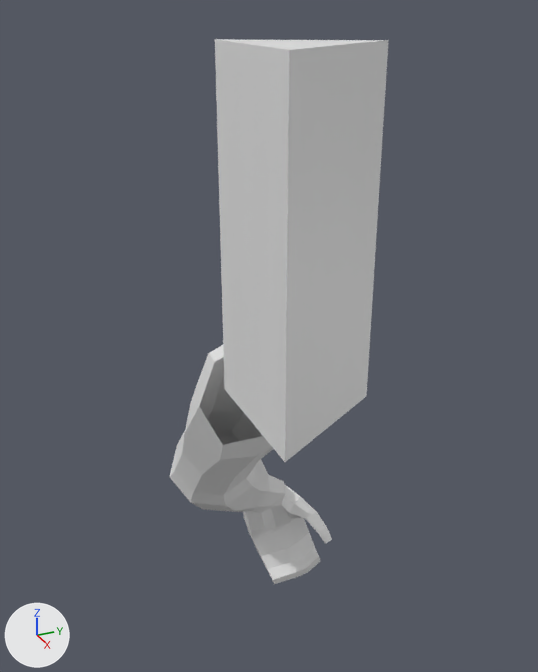
Renders of the FBX model Assets/Models/playerArm.fbx from each side of a commit.
Before and after are seen from a camera (50 mm lens) standing at (3.36, -1.66, 1.2) and looking at (-2.49, 0.98, -1.73). The axes (+X, +Y, +Z) are drawn at lower left. The lights are the same throughout. Where no turn or scale is listed for an object, it has been applied to the vertices.

Before the edit, the objects in view are built like this:
```python
me_cylinder_001 = bpy.data.meshes.new('Cylinder.001')
me_cylinder_001.from_pydata(...)  # 9 vertices, 8 faces; spans x -0.43..0.43, y -0.25..0.5, z -1.0..1.0
me_mesh = bpy.data.meshes.new('Mesh')
me_mesh.from_pydata(...)  # 176 vertices, 173 faces; spans x -2.67..-0.09, y -0.53..1.9, z -4.54..0.36
ob_arm = bpy.data.objects.new('Arm', me_mesh)
ob_arm.location = (-1.71, 0.58, -1.75)
ob_head = bpy.data.objects.new('Head', me_cylinder_001)
ob_head.location = (0.0, 0.0, 0.0)
```
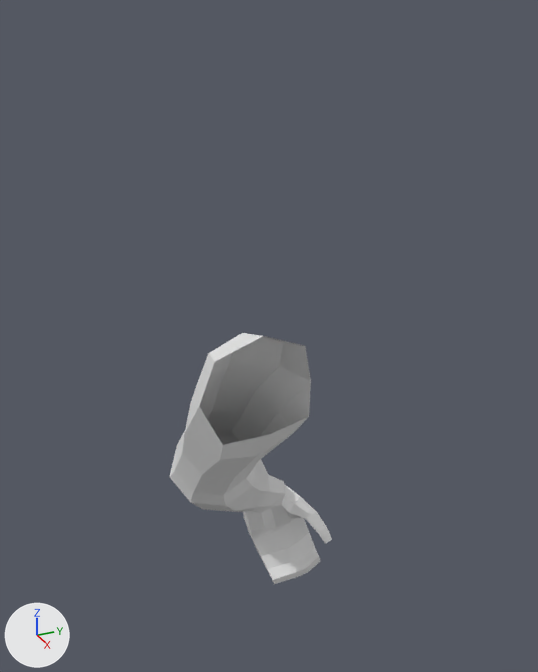
What differs and where, as boxes [x1, y1, x2, y2] in the pictures (538 x 672 px):
'Head', deleted
    before: [215, 39, 389, 462]

What the commit changed:
Object 'Head' (ob_head) is deleted.
